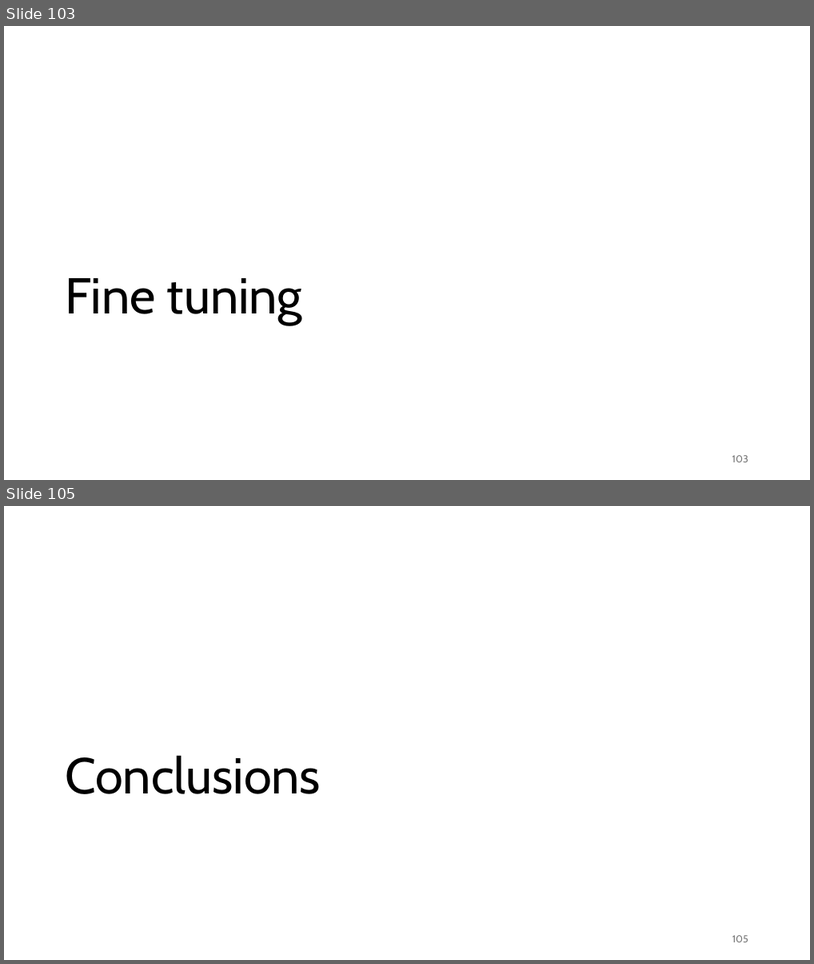
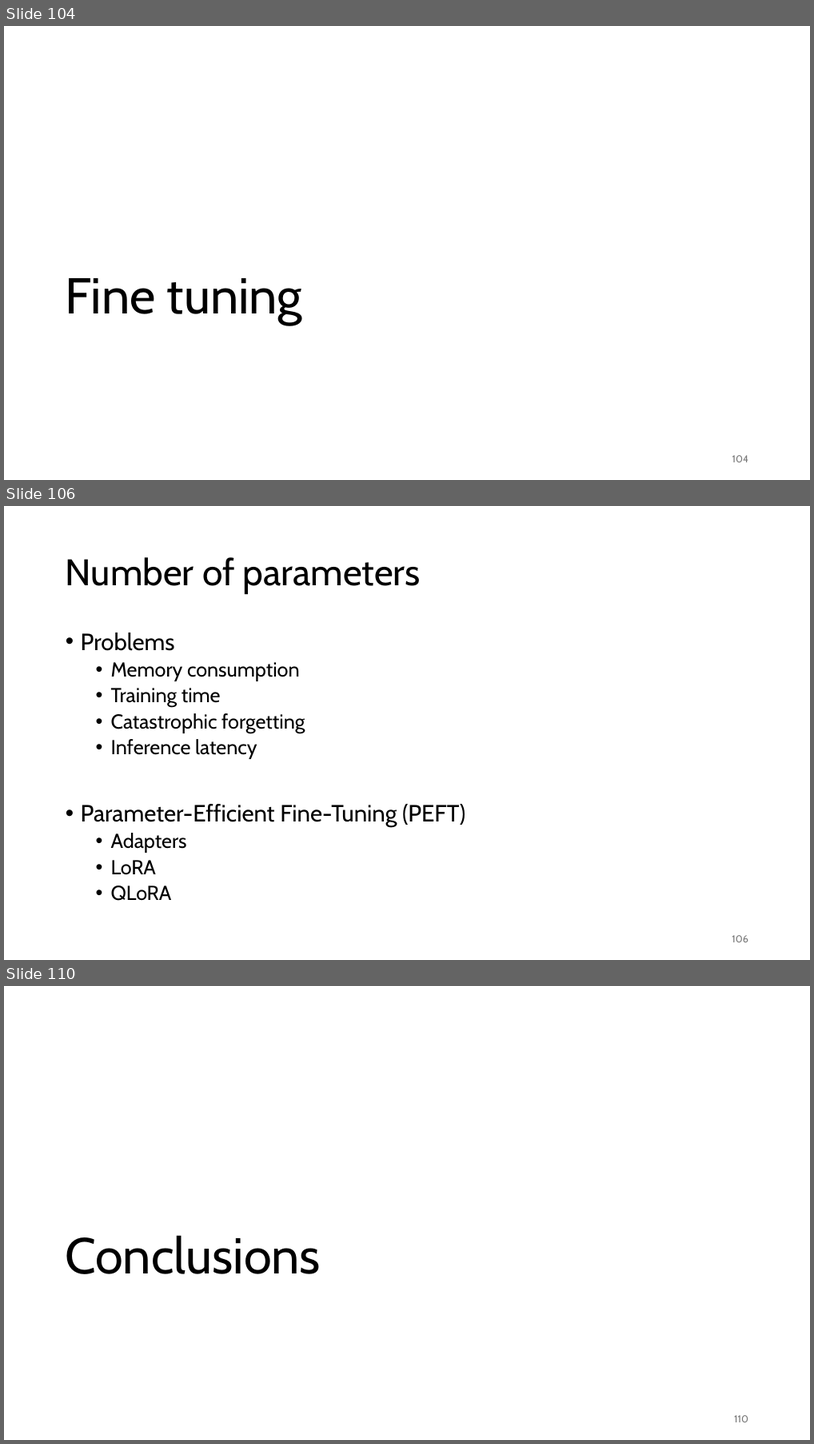
Before and after one commit to gjbex/Deploying-LLMs-locally, a slide deck: local_LLMs.pptx. Shown one above the other, each under a label of ours: slides 103 and 105 before the commit, slides 104, 106 and 110 after it; the slides between them are not shown. The pictures are 814x964 and 814x1444 pixels, drawn with LibreOffice and Linux fonts; fonts in the diff are those of the drawing. Boxes give left, top, right and bottom in pixels: in the first picture for what was removed or moved away, otherwise in the second. Text is boxed around its words. In the diff, an @@ line names an element or a change of style, - is before the commit and + after.

Commit message:
Add fine-tuning slides

```diff
--- a/local_LLMs.pptx
+++ b/local_LLMs.pptx
@@ slide 106 added at (4, 506, 810, 960), background #FFFFFF @@
@@ title added at (66, 557, 421, 594), 44 pt, text #000000 @@
+Number of parameters
@@ text added at (81, 632, 466, 900), 24 pt, text #000000 @@
+• Problems
+  • Memory consumption
+  • Training time
+  • Catastrophic forgetting
+  • Inference latency
+• Parameter-Efficient Fine-Tuning (PEFT)
+  • Adapters
+  • LoRA
+  • QLoRA
@@ page number added at (732, 935, 749, 942), 12 pt, text #797979 @@
+106
@@ what was slide 103 is now slide 104 @@
@@ page number at (733, 455, 749, 462): text changed @@
-103
+104
@@ what was slide 105 is now slide 110 @@
@@ page number at (734, 1415, 749, 1422): text changed @@
-105
+110
```
Also in this commit, not shown: 5 other slides added, 1 slide removed.
